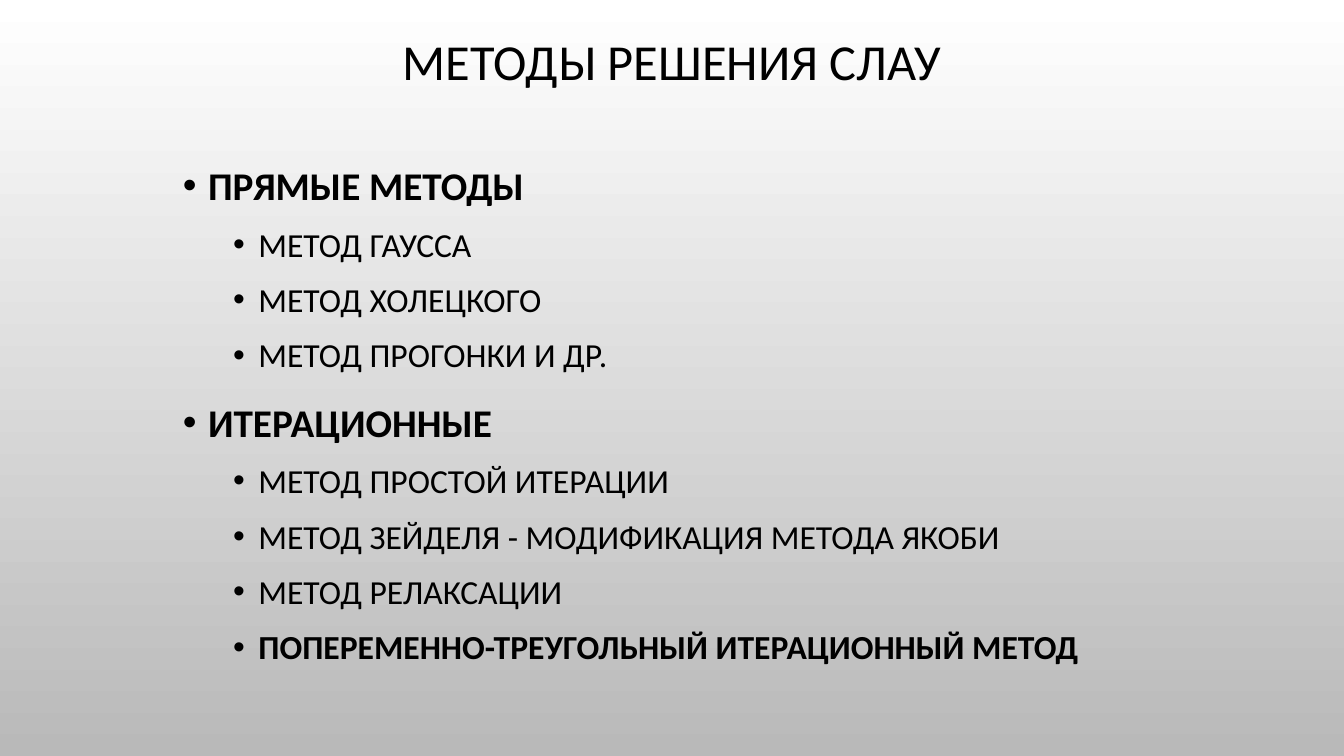
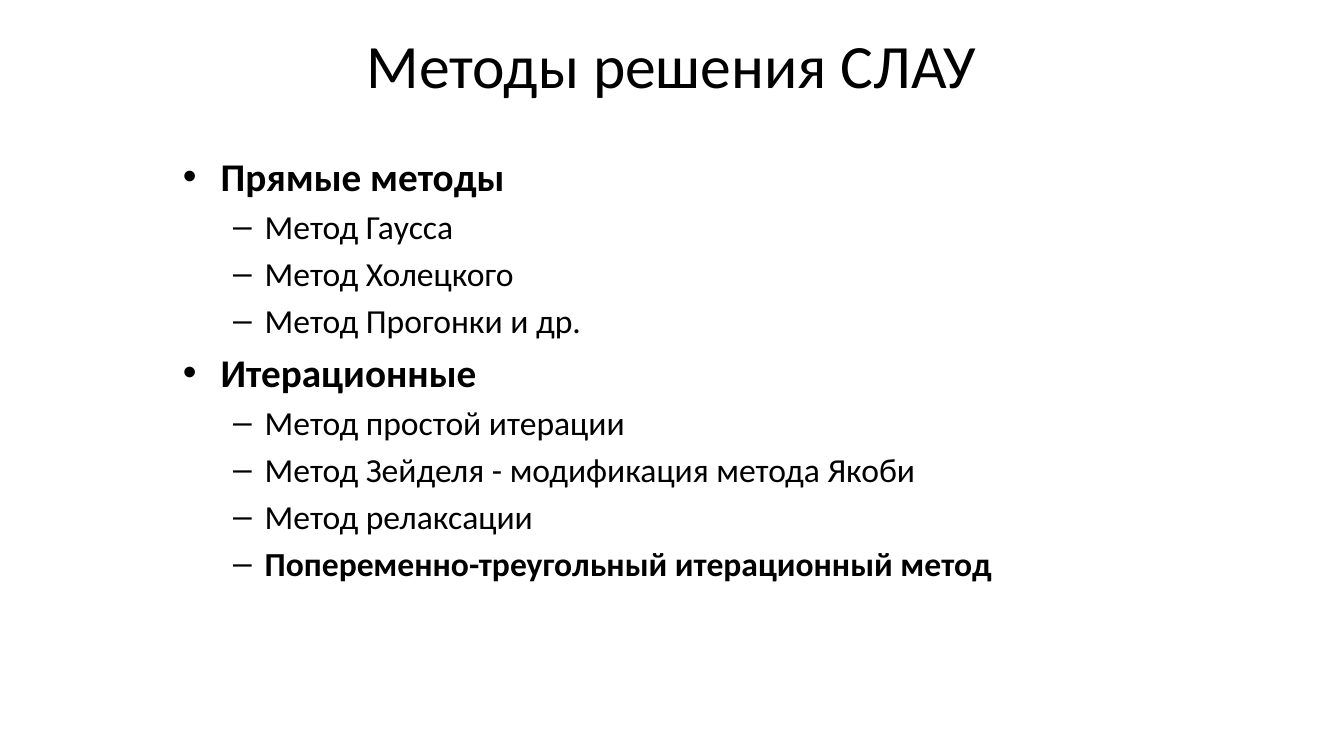
Before and after one commit to LitvinovVN/CudaLearning, a slide deck: slide 2 of _09_PtmConvTest/ptm conveyor.pptx. Drawn at 1344x756 pixels with LibreOffice and Linux fonts; fonts in the diff are those of the drawing; background and template pictures are left out. Boxes give left, top, right and bottom in pixels: in the first picture for what was removed or moved away, otherwise in the second. Text is boxed around its words. In the diff, an @@ line names an element or a change of style, - is before the commit and + after.

```diff
--- a/_09_PtmConvTest/ptm conveyor.pptx
+++ b/_09_PtmConvTest/ptm conveyor.pptx
@@ background picture (left out) to #FFFFFF @@
@@ title at [367, 48, 977, 98]: text changed; size 36 to 44 pt @@
-МЕТОДЫ РЕШЕНИЯ СЛАУ
+Методы решения СЛАУ
@@ text at [221, 165, 991, 582]: text changed @@
-• ПРЯМЫЕ МЕТОДЫ
-  • МЕТОД ГАУССА
-  • МЕТОД ХОЛЕЦКОГО
-  • МЕТОД ПРОГОНКИ И ДР.
-• ИТЕРАЦИОННЫЕ
-  • МЕТОД ПРОСТОЙ ИТЕРАЦИИ
-  • МЕТОД ЗЕЙДЕЛЯ - МОДИФИКАЦИЯ МЕТОДА ЯКОБИ
-  • МЕТОД РЕЛАКСАЦИИ
-  • ПОПЕРЕМЕННО-ТРЕУГОЛЬНЫЙ ИТЕРАЦИОННЫЙ МЕТОД
+• Прямые методы
+  – Метод Гаусса
+  – Метод Холецкого
+  – Метод Прогонки и др.
+• Итерационные
+  – Метод простой итерации
+  – Метод Зейделя - модификация метода Якоби
+  – Метод релаксации
+  – Попеременно-треугольный итерационный метод
```
Also in this commit, not shown: 7 other slides changed, 3 slides added, 1 slide removed, 1 other file.
